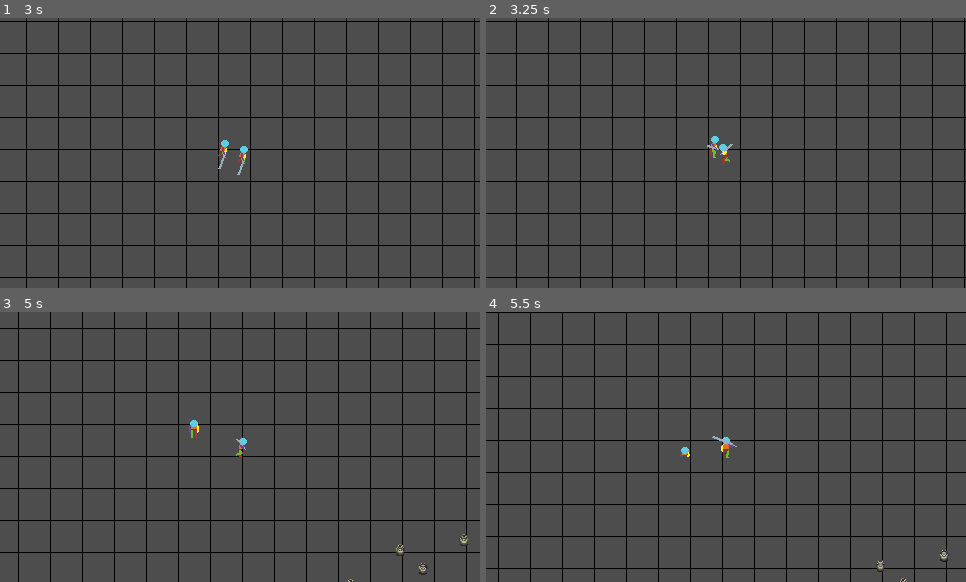
Above: before the commit, frames 1-4 (two rows, left to right).
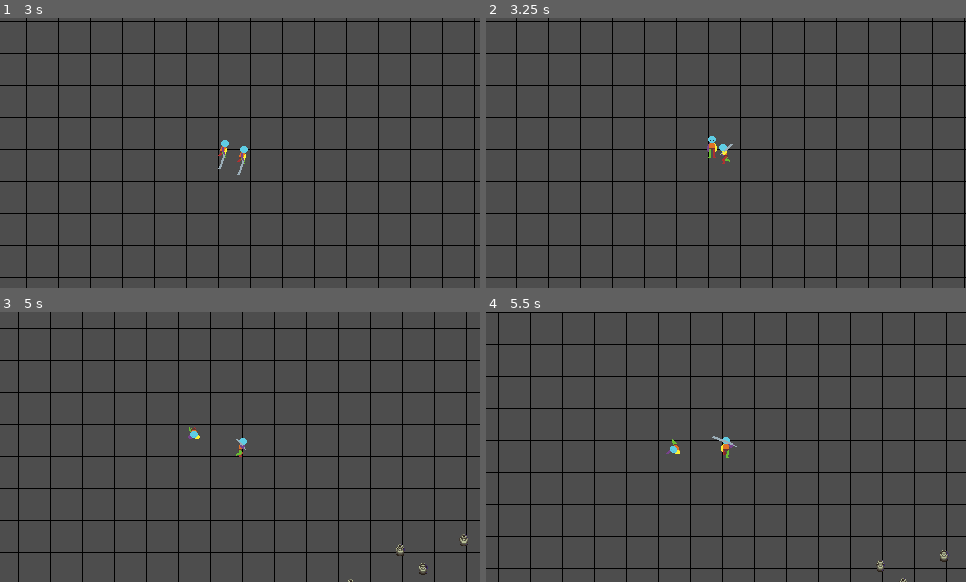
Above: after the commit, the same moments.

Repository: snowfrogdev/game-off-2024
Game: Godot game, scene res://main.tscn
Same seed, same stepped clock (60 frames per second), same inputs: the game is played once before the commit and once after it.
Inputs (mouse positions are in pixels of both pictures, inside the frame that each line leads up to):
- Up to frame 1 (3 s): move the mouse to (216, 207) at 0.52 s; hold W (Move Up) 0.53-2.03 s; click (216, 207) at 0.6 s; move the mouse to (384, 193) at 1.27 s; click (384, 193) at 1.35 s; move the mouse to (96, 112) at 2.02 s; hold A (Move Left) from 2.03 s (still down); click (96, 112) at 2.1 s; move the mouse to (264, 153) at 2.77 s; click (264, 153) at 2.85 s
- Up to frame 2 (3.25 s): keep holding A (Move Left)
- Up to frame 3 (5 s): move the mouse to (168, 379) at 3.52 s; release A (Move Left) at 3.53 s; hold S (Move Down) 3.53-4.28 s; click (168, 379) at 3.6 s; move the mouse to (345, 433) at 4.27 s; hold D (Move Right) from 4.28 s (still down); click (345, 433) at 4.35 s
- Up to frame 4 (5.5 s): move the mouse to (630, 460) at 5.02 s; release D (Move Right) at 5.03 s; hold W (Move Up) from 5.03 s (still down); click (630, 460) at 5.1 s

Frame 1 is identical in both runs. In frame 2, 0.1% of the frame differs, in the area x 46-49%, y 43-52%; in frame 3, 0.1%; in frame 4, 0.1%, in the area x 37-43%, y 47-54%.

Commit message:
Refactor player and enemy states; remove unused player scripts, implement damage handling, and enhance state transitions

Diff:
--- a/enemy/attacking.gd
+++ b/enemy/attacking.gd
@@ -25,6 +25,8 @@
       enemy.animated_sprite.play("attack-up")
       direction = Direction.UP
 
+  enemy.attack_cooldown_timer.start(enemy.attack_cooldown)
+
 func exit() -> void:
   enemy.animated_sprite.disconnect("animation_finished", Callable(self, "_on_animated_sprite_2d_animation_finished"))
 
--- a/enemy/enemy.gd
+++ b/enemy/enemy.gd
@@ -1,147 +1,18 @@
-extends CharacterBody2D
+class_name Enemy extends CharacterBody2D
 
 @export var SPEED = 6000.0
+@export var max_health = 100
 @export var player: Node2D
-@export var chase_radius = 250.0
-@export var attack_radius = 25.0
-@export var max_health = 100 # Add max health
+@export var attack_cooldown = 1.0
 
-signal enemy_destroyed
-
-var last_direction = Vector2.DOWN
-var is_dead = false
-var is_taking_damage = false # Flag to indicate taking damage
-var current_health = max_health # Initialize current health
-var is_attacking = false # Flag to indicate if the enemy is currently attacking
-
-func _process(delta: float) -> void:
-  if is_dead or is_taking_damage or is_attacking:
-    return
-  if player and is_player_within_radius():
-    if is_player_within_attack_radius():
-      if not is_attacking:
-        perform_attack()
-    else:
-      move_towards_player(delta)
-  else:
-    velocity = Vector2.ZERO
-  play_animation()
-
-func is_player_within_radius() -> bool:
-  return global_position.distance_to(player.global_position) <= chase_radius
-
-func is_player_within_attack_radius() -> bool:
-  return global_position.distance_to(player.global_position) <= attack_radius
-
-func move_towards_player(delta: float) -> void:
-  var direction = (player.global_position - global_position).normalized()
-  velocity = direction * SPEED * delta
-  move_and_slide()
-  if direction != Vector2.ZERO:
-    last_direction = direction
-
-func perform_attack() -> void:
-  is_attacking = true # Set the attacking flag
-  velocity = Vector2.ZERO
-  play_attack_animation()
-
-func play_animation() -> void:
-  if is_dead or is_taking_damage:
-    return
-  if velocity.length() > 0:
-    if abs(velocity.x) > abs(velocity.y):
-      if velocity.x > 0:
-        $AnimatedSprite2D.play("run-right")
-      else:
-        $AnimatedSprite2D.play("run-left")
-    else:
-      if velocity.y > 0:
-        $AnimatedSprite2D.play("run-down")
-      else:
-        $AnimatedSprite2D.play("run-up")
-  else:
-    if abs(last_direction.x) > abs(last_direction.y):
-      if last_direction.x > 0:
-        $AnimatedSprite2D.play("idle-right")
-      else:
-        $AnimatedSprite2D.play("idle-left")
-    else:
-      if last_direction.y > 0:
-        $AnimatedSprite2D.play("idle-down")
-      else:
-        $AnimatedSprite2D.play("idle-up")
-
-func play_attack_animation() -> void:
-  if is_dead or is_taking_damage:
-    return
-  if abs(last_direction.x) > abs(last_direction.y):
-    if last_direction.x > 0:
-      $AnimatedSprite2D.play("attack-right")
-      $AttackAreas/FistAttackRightArea/CollisionShape2D.disabled = false
-    else:
-      $AnimatedSprite2D.play("attack-left")
-      $AttackAreas/FistAttackLeftArea/CollisionShape2D.disabled = false
-  else:
-    if last_direction.y > 0:
-      $AnimatedSprite2D.play("attack-down")
-      $AttackAreas/FistAttackDownArea/CollisionShape2D.disabled = false
-    else:
-      $AnimatedSprite2D.play("attack-up")
-      $AttackAreas/FistAttackUpArea/CollisionShape2D.disabled = false
-
-func _on_hitbox_area_entered(area: Area2D) -> void:
-  if area.is_in_group("Weapons"):
-    take_damage(25) # Adjust damage value as needed
-
-func take_damage(amount: int) -> void:
-  if is_dead:
-    return
-  current_health -= amount
-  if current_health <= 0:
-    is_dead = true
-    play_death_animation()
-  else:
-    is_taking_damage = true
-    play_take_damage_animation() # Ensure this is called
-    $AnimatedSprite2D.stop() # Stop the current animation
-    $AnimatedSprite2D.play($AnimatedSprite2D.animation) # Restart the take-damage animation
-
-func play_take_damage_animation() -> void:
-  if is_dead:
-    return
-  if abs(last_direction.x) > abs(last_direction.y):
-    if last_direction.x > 0:
-      $AnimatedSprite2D.play("take-damage-right")
-    else:
-      $AnimatedSprite2D.play("take-damage-left")
-  else:
-    if last_direction.y > 0:
-      $AnimatedSprite2D.play("take-damage-down")
-    else:
-      $AnimatedSprite2D.play("take-damage-up")
-
-func play_death_animation() -> void:
-  if abs(last_direction.x) > abs(last_direction.y):
-    if last_direction.x > 0:
-      $AnimatedSprite2D.play("death-right")
-    else:
-      $AnimatedSprite2D.play("death-left")
-  else:
-    if last_direction.y > 0:
-      $AnimatedSprite2D.play("death-down")
-    else:
-      $AnimatedSprite2D.play("death-up")
-
-func _on_animated_sprite_2d_animation_finished() -> void:
-  if $AnimatedSprite2D.animation.begins_with("death-"):
-    enemy_destroyed.emit()
-    queue_free()
-  elif $AnimatedSprite2D.animation.begins_with("take-damage-"):
-    is_taking_damage = false # Reset the flag when take-damage animation finishes
-  elif $AnimatedSprite2D.animation.begins_with("attack-"):
-    is_attacking = false # Reset the attacking flag when attack animation finishes
-    for child in $AttackAreas.get_children():
-      if child is Area2D:
-        for collider in child.get_children():
-          if collider is CollisionShape2D:
-            collider.disabled = true
+@onready var player_detection_area: Area2D = $PlayerDetectionArea
+@onready var attack_area: Area2D = $AttackArea
+@onready var hurtbox_area: Area2D = $HurtboxArea
+@onready var attack_cooldown_timer: Timer = $AttackCooldownTimer
+@onready var animated_sprite: AnimatedSprite2D = $AnimatedSprite2D
+@onready var hitboxes = {
+  "left": $Hitboxes/FistAttackLeftArea,
+  "right": $Hitboxes/FistAttackRightArea,
+  "up": $Hitboxes/FistAttackUpArea,
+  "down": $Hitboxes/FistAttackDownArea
+}
--- a/enemy/enemy.tscn
+++ b/enemy/enemy.tscn
@@ -1,6 +1,6 @@
 [gd_scene load_steps=189 format=3 uid="uid://nje6ra1sa16r"]
 
-[ext_resource type="Script" path="res://enemy/enemy2.gd" id="1_jwot4"]
+[ext_resource type="Script" path="res://enemy/enemy.gd" id="1_jwot4"]
 [ext_resource type="Texture2D" uid="uid://b3bo4p4u7bsup" path="res://sprites/1_Template_Idle_Down-Sheet.png" id="1_vuap5"]
 [ext_resource type="Texture2D" uid="uid://dca1uduqnbys0" path="res://sprites/1_Template_Idle_Left-Sheet.png" id="2_dqb1e"]
 [ext_resource type="Texture2D" uid="uid://btmasmsebkn83" path="res://sprites/5_Template_Death_Down-Sheet.png" id="2_f8cqp"]
@@ -1220,6 +1220,7 @@
 size = Vector2(14, 22)
 
 [node name="Enemy" type="CharacterBody2D"]
+motion_mode = 1
 script = ExtResource("1_jwot4")
 metadata/_edit_group_ = true
 
@@ -1300,3 +1301,6 @@
 
 [node name="Attacking" type="Node" parent="StateMachine"]
 script = ExtResource("23_4rpyu")
+
+[node name="AttackCooldownTimer" type="Timer" parent="."]
+one_shot = true
--- a/enemy/enemy2.gd
+++ /dev/null
@@ -1,16 +0,0 @@
-class_name Enemy extends CharacterBody2D
-
-@export var SPEED = 6000.0
-@export var max_health = 100
-@export var player: Node2D
-
-@onready var player_detection_area: Area2D = $PlayerDetectionArea
-@onready var attack_area: Area2D = $AttackArea
-@onready var hurtbox_area: Area2D = $HurtboxArea
-@onready var animated_sprite: AnimatedSprite2D = $AnimatedSprite2D
-@onready var hitboxes = {
-  "left": $Hitboxes/FistAttackLeftArea,
-  "right": $Hitboxes/FistAttackRightArea,
-  "up": $Hitboxes/FistAttackUpArea,
-  "down": $Hitboxes/FistAttackDownArea
-}
--- a/enemy/idle.gd
+++ b/enemy/idle.gd
@@ -4,11 +4,12 @@
   enemy.player_detection_area.connect("body_entered", Callable(self, "_on_player_detection_area_body_entered"))
   enemy.hurtbox_area.connect("area_entered", Callable(self, "_on_hurtbox_area_entered"))
 
-  # Check if the player is already in the detection area
-  for body in enemy.player_detection_area.get_overlapping_bodies():
-    if body is Player:
-      _on_player_detection_area_body_entered(body)
-      return
+  if enemy.attack_cooldown_timer.is_stopped():
+    # Check if the player is already in the detection area
+    for body in enemy.player_detection_area.get_overlapping_bodies():
+      if body is Player:
+        _on_player_detection_area_body_entered(body)
+        return
 
   enemy.velocity = Vector2()
   var animation_name = "idle-" + get_direction_name()
@@ -18,8 +19,14 @@
   enemy.player_detection_area.disconnect("body_entered", Callable(self, "_on_player_detection_area_body_entered"))
   enemy.hurtbox_area.disconnect("area_entered", Callable(self, "_on_hurtbox_area_entered"))
 
+func physics_update(_delta: float) -> void:
+  # Check if the player is already in the detection area
+  for body in enemy.player_detection_area.get_overlapping_bodies():
+    if body is Player:
+      _on_player_detection_area_body_entered(body)
+
 func _on_player_detection_area_body_entered(body: Node2D) -> void:
-  if body is Player:
+  if body is Player and enemy.attack_cooldown_timer.is_stopped():
     finished.emit(CHASING)
 
 func _on_hurtbox_area_entered(area: Area2D) -> void:
--- a/player/attacking.gd
+++ b/player/attacking.gd
@@ -2,6 +2,7 @@
 
 func enter(_previous_state_path: String, _data: Dictionary = {}) -> void:
   player.animated_sprite.connect("animation_finished", Callable(self, "_on_animated_sprite_2d_animation_finished"))
+  player.hurtbox_area.connect("area_entered", Callable(self, "_on_hurtbox_area_entered"))
 
   movement_input = Input \
     .get_vector("Move Left", "Move Right", "Move Up", "Move Down") \
@@ -35,6 +36,7 @@
 
 func exit() -> void:
   player.animated_sprite.disconnect("animation_finished", Callable(self, "_on_animated_sprite_2d_animation_finished"))
+  player.hurtbox_area.disconnect("area_entered", Callable(self, "_on_hurtbox_area_entered"))
 
 func _on_animated_sprite_2d_animation_finished() -> void:
   if player.animated_sprite.animation.begins_with("sword-attack-"):
@@ -44,3 +46,7 @@
             collider.disabled = true
 
     finished.emit(IDLE, {"direction_name": get_direction_name()})
+
+func _on_hurtbox_area_entered(area: Area2D) -> void:
+  if area.is_in_group("Weapons"):
+    finished.emit(TAKING_DAMAGE)
--- /dev/null
+++ b/player/dead.gd
@@ -0,0 +1,13 @@
+extends PlayerState
+
+func enter(_previous_state_path: String, _data: Dictionary = {}) -> void:
+  player.animated_sprite.connect("animation_finished", Callable(self, "_on_animated_sprite_2d_animation_finished"))
+
+  player.velocity = Vector2()
+  var animation_name = "death-" + get_direction_name()
+  player.animated_sprite.play(animation_name)
+
+
+func _on_animated_sprite_2d_animation_finished() -> void:
+  if player.animated_sprite.animation.begins_with("death-"):
+    player.queue_free()
--- a/player/idle.gd
+++ b/player/idle.gd
@@ -1,9 +1,13 @@
 extends PlayerState
 
 func enter(_previous_state_path: String, data: Dictionary = {"direction_name": "down"}) -> void:
+  player.hurtbox_area.connect("area_entered", Callable(self, "_on_hurtbox_area_entered"))
   player.velocity = Vector2()
   var animation_name = "sword-idle-" + data["direction_name"]
   player.animated_sprite.play(animation_name)
+
+func exit() -> void:
+  player.hurtbox_area.disconnect("area_entered", Callable(self, "_on_hurtbox_area_entered"))
 
 func physics_update(_delta: float) -> void:
   movement_input = Input \
@@ -14,3 +18,7 @@
     finished.emit(ATTACKING)
   elif movement_input != Vector2.ZERO:
     finished.emit(MOVING)
+
+func _on_hurtbox_area_entered(area: Area2D) -> void:
+  if area.is_in_group("Weapons"):
+    finished.emit(TAKING_DAMAGE)
--- a/player/moving.gd
+++ b/player/moving.gd
@@ -1,7 +1,11 @@
 extends PlayerState
 
 func enter(_previous_state_path: String, _data: Dictionary = {}) -> void:
+  player.hurtbox_area.connect("area_entered", Callable(self, "_on_hurtbox_area_entered"))
   updateAnimation()
+
+func exit() -> void:
+  player.hurtbox_area.disconnect("area_entered", Callable(self, "_on_hurtbox_area_entered"))
 
 func physics_update(delta: float) -> void:
   movement_input = Input \
@@ -33,3 +37,7 @@
           direction = Direction.DOWN
       else:
           direction = Direction.UP
+
+func _on_hurtbox_area_entered(area: Area2D) -> void:
+  if area.is_in_group("Weapons"):
+    finished.emit(TAKING_DAMAGE)
--- a/player/player.gd
+++ b/player/player.gd
@@ -1,159 +1,15 @@
-extends CharacterBody2D
+class_name Player extends CharacterBody2D
 
 @export var SPEED = 7000.0
-@export_range(0.0, 1.0) var TRAUMA_VALUE = 0.1
 @export var max_health = 100 # Add max health
 
-var input: Vector2
-var state: String = "idle"
-var last_direction: String = "down"
-var is_dead = false
-var is_taking_damage = false # Flag to indicate taking damage
-var current_health = max_health # Initialize current health
+@onready var animated_sprite: AnimatedSprite2D = $AnimatedSprite2D
+@onready var hurtbox_area: Area2D = $HurtboxArea
+@onready var attack_areas = {
+  "left": $AttackAreas/SwordAttackLeftArea,
+  "right": $AttackAreas/SwordAttackRightArea,
+  "up": $AttackAreas/SwordAttackUpArea,
+  "down": $AttackAreas/SwordAttackDownArea
+}
 
-func _ready() -> void:
-    $AttackAreas/SwordAttackLeftArea.connect("area_entered", Callable(self, "_on_attack_area_entered"))
-    $AttackAreas/SwordAttackRightArea.connect("area_entered", Callable(self, "_on_attack_area_entered"))
-    $AttackAreas/SwordAttackUpArea.connect("area_entered", Callable(self, "_on_attack_area_entered"))
-    $AttackAreas/SwordAttackDownArea.connect("area_entered", Callable(self, "_on_attack_area_entered"))
-
-func _process(_delta: float) -> void:
-    if is_dead or is_taking_damage:
-        return
-    input = Input.get_vector("Move Left", "Move Right", "Move Up", "Move Down")
-    input = input.normalized()
-    if input != Vector2.ZERO and state != "attacking":
-        state = "moving"
-    elif state != "attacking":
-        state = "idle"
-    if state == "idle" or state == "moving":
-        update_animations()
-
-func _physics_process(_delta: float) -> void:
-    if is_dead or is_taking_damage:
-        return
-    velocity = input * SPEED * _delta
-    move_and_slide()
-
-func update_animations() -> void:
-    if Input.is_action_just_pressed("Attack") and state != "attacking":
-        handle_attack()
-    elif state == "moving":
-        if Input.is_action_pressed("Move Left"):
-            $AnimatedSprite2D.play("sword-run-left")
-            last_direction = "left"
-        elif Input.is_action_pressed("Move Right"):
-            $AnimatedSprite2D.play("sword-run-right")
-            last_direction = "right"
-        elif Input.is_action_pressed("Move Up"):
-            $AnimatedSprite2D.play("sword-run-up")
-            last_direction = "up"
-        elif Input.is_action_pressed("Move Down"):
-            $AnimatedSprite2D.play("sword-run-down")
-            last_direction = "down"
-    else:
-        state = "idle"
-        match last_direction:
-            "left":
-                $AnimatedSprite2D.play("sword-idle-left")
-            "right":
-                $AnimatedSprite2D.play("sword-idle-right")
-            "up":
-                $AnimatedSprite2D.play("sword-idle-up")
-            "down":
-                $AnimatedSprite2D.play("sword-idle-down")
-
-func handle_attack() -> void:
-    state = "attacking"
-    var direction = Vector2.ZERO
-    if Input.is_mouse_button_pressed(MOUSE_BUTTON_LEFT):
-        var mouse_position = get_global_mouse_position()
-        direction = (mouse_position - global_position).normalized()
-    else:
-        direction = input
-
-    if abs(direction.x) > abs(direction.y):
-        if direction.x > 0:
-            $AnimatedSprite2D.play("sword-attack-right")
-            last_direction = "right"
-        else:
-            $AnimatedSprite2D.play("sword-attack-left")
-            last_direction = "left"
-    else:
-        if direction.y > 0:
-            $AnimatedSprite2D.play("sword-attack-down")
-            last_direction = "down"
-        else:
-            $AnimatedSprite2D.play("sword-attack-up")
-            last_direction = "up"
-
-func _on_animated_sprite_2d_animation_finished() -> void:
-    if $AnimatedSprite2D.animation.begins_with("death-"):
-        queue_free()
-    elif $AnimatedSprite2D.animation.begins_with("take-damage-"):
-        is_taking_damage = false # Reset the flag when take-damage animation finishes
-    elif state == "attacking":
-        state = "idle"
-        for child in $AttackAreas.get_children():
-            if child is Area2D:
-                for collider in child.get_children():
-                    if collider is CollisionShape2D:
-                        collider.disabled = true
-        update_animations()
-
-func _on_animated_sprite_2d_frame_changed() -> void:
-    if $AnimatedSprite2D.frame == 3:
-        match ($AnimatedSprite2D.animation):
-            "sword-attack-left":
-                $AttackAreas/SwordAttackLeftArea/CollisionShape2D.disabled = false
-            "sword-attack-right":
-                $AttackAreas/SwordAttackRightArea/CollisionShape2D.disabled = false
-            "sword-attack-up":
-                $AttackAreas/SwordAttackUpArea/CollisionShape2D.disabled = false
-            "sword-attack-down":
-                $AttackAreas/SwordAttackDownArea/CollisionShape2D.disabled = false
-
-func _on_attack_area_entered(area: Area2D) -> void:
-    if area.is_in_group("Hittable"):
-        $Camera2D.add_trauma(TRAUMA_VALUE)
-
-func take_damage(amount: int) -> void:
-    if is_dead:
-        return
-    current_health -= amount
-    if current_health <= 0:
-        is_dead = true
-        play_death_animation()
-    else:
-        is_taking_damage = true
-        play_take_damage_animation() # Ensure this is called
-        $AnimatedSprite2D.stop() # Stop the current animation
-        $AnimatedSprite2D.play($AnimatedSprite2D.animation) # Restart the take-damage animation
-
-func play_take_damage_animation() -> void:
-    if is_dead:
-        return
-    match last_direction:
-        "left":
-            $AnimatedSprite2D.play("take-damage-left")
-        "right":
-            $AnimatedSprite2D.play("take-damage-right")
-        "up":
-            $AnimatedSprite2D.play("take-damage-up")
-        "down":
-            $AnimatedSprite2D.play("take-damage-down")
-
-func play_death_animation() -> void:
-    match last_direction:
-        "left":
-            $AnimatedSprite2D.play("death-left")
-        "right":
-            $AnimatedSprite2D.play("death-right")
-        "up":
-            $AnimatedSprite2D.play("death-up")
-        "down":
-            $AnimatedSprite2D.play("death-down")
-
-func _on_hitbox_area_entered(area: Area2D) -> void:
-    if area.is_in_group("Weapons"):
-        take_damage(25) # Adjust damage value as needed
+var movement_input = Vector2.ZERO
--- a/player/player.tscn
+++ b/player/player.tscn
@@ -1,6 +1,6 @@
-[gd_scene load_steps=186 format=3 uid="uid://oa5sj48ddorl"]
-
-[ext_resource type="Script" path="res://player/player2.gd" id="1_l2i1s"]
+[gd_scene load_steps=188 format=3 uid="uid://oa5sj48ddorl"]
+
+[ext_resource type="Script" path="res://player/player.gd" id="1_l2i1s"]
 [ext_resource type="Texture2D" uid="uid://btmasmsebkn83" path="res://sprites/5_Template_Death_Down-Sheet.png" id="2_4mfgk"]
 [ext_resource type="Texture2D" uid="uid://blnyip804kv5d" path="res://sprites/5_Template_Death_Left-Sheet.png" id="3_m2x3o"]
 [ext_resource type="Texture2D" uid="uid://bklk8ja0ebg6u" path="res://sprites/5_Template_Death_Right-Sheet.png" id="4_v0drk"]
@@ -26,6 +26,8 @@
 [ext_resource type="Script" path="res://player/idle.gd" id="24_8bwl5"]
 [ext_resource type="Script" path="res://player/moving.gd" id="25_78d47"]
 [ext_resource type="Script" path="res://player/attacking.gd" id="26_hhhs4"]
+[ext_resource type="Script" path="res://player/taking_damage.gd" id="27_7qltt"]
+[ext_resource type="Script" path="res://player/dead.gd" id="28_4jf4p"]
 
 [sub_resource type="AtlasTexture" id="AtlasTexture_i3hel"]
 atlas = ExtResource("2_4mfgk")
@@ -1262,10 +1264,10 @@
 shape = SubResource("RectangleShape2D_g12yh")
 disabled = true
 
-[node name="Hurtbox" type="Area2D" parent="." groups=["Hittable"]]
+[node name="HurtboxArea" type="Area2D" parent="." groups=["Hittable"]]
 collision_mask = 2
 
-[node name="CollisionShape2D" type="CollisionShape2D" parent="Hurtbox"]
+[node name="CollisionShape2D" type="CollisionShape2D" parent="HurtboxArea"]
 shape = SubResource("RectangleShape2D_q3m8s")
 
 [node name="StateMachine" parent="." instance=ExtResource("23_jj865")]
@@ -1278,3 +1280,9 @@
 
 [node name="Attacking" type="Node" parent="StateMachine"]
 script = ExtResource("26_hhhs4")
+
+[node name="TakingDamage" type="Node" parent="StateMachine"]
+script = ExtResource("27_7qltt")
+
+[node name="Dead" type="Node" parent="StateMachine"]
+script = ExtResource("28_4jf4p")
--- a/player/player2.gd
+++ /dev/null
@@ -1,13 +0,0 @@
-class_name Player extends CharacterBody2D
-
-@export var SPEED = 7000.0
-
-@onready var animated_sprite: AnimatedSprite2D = $AnimatedSprite2D
-@onready var attack_areas = {
-  "left": $AttackAreas/SwordAttackLeftArea,
-  "right": $AttackAreas/SwordAttackRightArea,
-  "up": $AttackAreas/SwordAttackUpArea,
-  "down": $AttackAreas/SwordAttackDownArea
-}
-
-var movement_input = Vector2.ZERO
--- a/player/player_state.gd
+++ b/player/player_state.gd
@@ -10,12 +10,14 @@
 }
 
 var direction: Direction = Direction.DOWN
+var movement_input = Vector2.ZERO
+var health: int
 
-var movement_input = Vector2.ZERO
-
+const ATTACKING = "Attacking"
+const DEAD = "Dead"
 const IDLE = "Idle"
 const MOVING = "Moving"
-const ATTACKING = "Attacking"
+const TAKING_DAMAGE = "TakingDamage"
 
 var player: Player
 
@@ -24,6 +26,7 @@
   await owner.ready
   player = owner as Player
   assert(player != null, "The PlayerState state type must be used only in the player scene. It needs the owner to be a Player node.")
+  health = player.max_health
 
 func get_direction_name() -> String:
   var direction_names = {
--- /dev/null
+++ b/player/taking_damage.gd
@@ -0,0 +1,29 @@
+extends PlayerState
+
+func enter(_previous_state_path: String, _data: Dictionary = {}) -> void:
+  player.animated_sprite.connect("animation_finished", Callable(self, "_on_animated_sprite_2d_animation_finished"))
+  player.hurtbox_area.connect("area_entered", Callable(self, "_on_hurtbox_area_entered"))
+  take_damage(25)
+
+func exit() -> void:
+  player.animated_sprite.disconnect("animation_finished", Callable(self, "_on_animated_sprite_2d_animation_finished"))
+  player.hurtbox_area.disconnect("area_entered", Callable(self, "_on_hurtbox_area_entered"))
+
+func take_damage(amount: int) -> void:
+  player.velocity = Vector2()
+  player.animated_sprite.stop()
+
+  health -= amount
+  if health <= 0:
+    finished.emit(DEAD)
+  else:
+    var animation_name = "take-damage-" + get_direction_name()
+    player.animated_sprite.play(animation_name)
+
+func _on_hurtbox_area_entered(area: Area2D) -> void:
+  if area.is_in_group("Weapons"):
+    take_damage(25)
+
+func _on_animated_sprite_2d_animation_finished() -> void:
+  if player.animated_sprite.animation.begins_with("take-damage-"):
+    finished.emit(IDLE, {"direction_name": get_direction_name()})
--- a/state_machine.gd
+++ b/state_machine.gd
@@ -43,7 +43,7 @@
     return
 
   # Log the state transition.
-  print(owner.name + ": Transitioning from " + state.name + " to " + target_state_path)
+  # print(owner.name + ": Transitioning from " + state.name + " to " + target_state_path)
 
   var previous_state_path := state.name
   state.exit()
